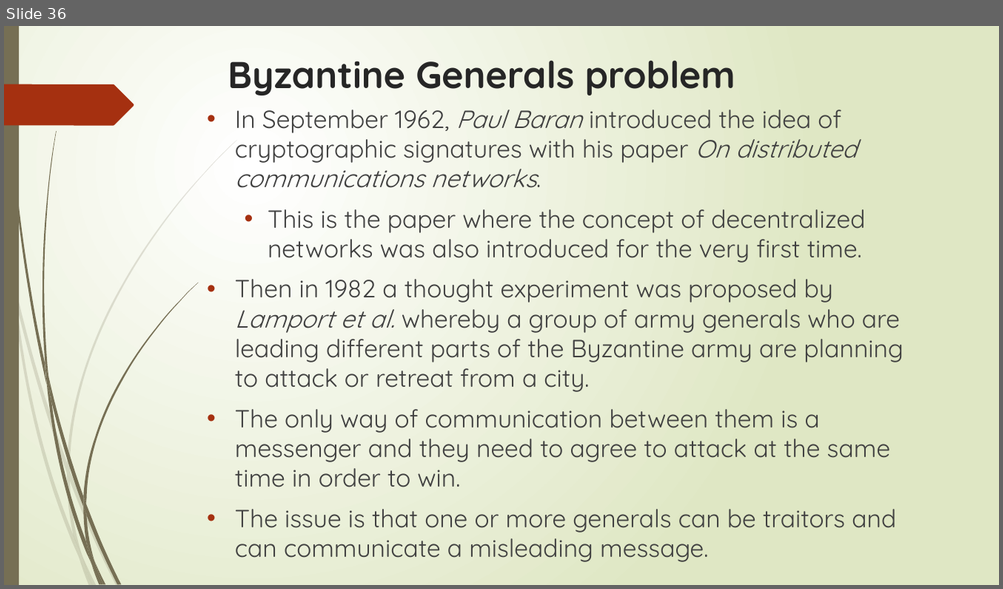
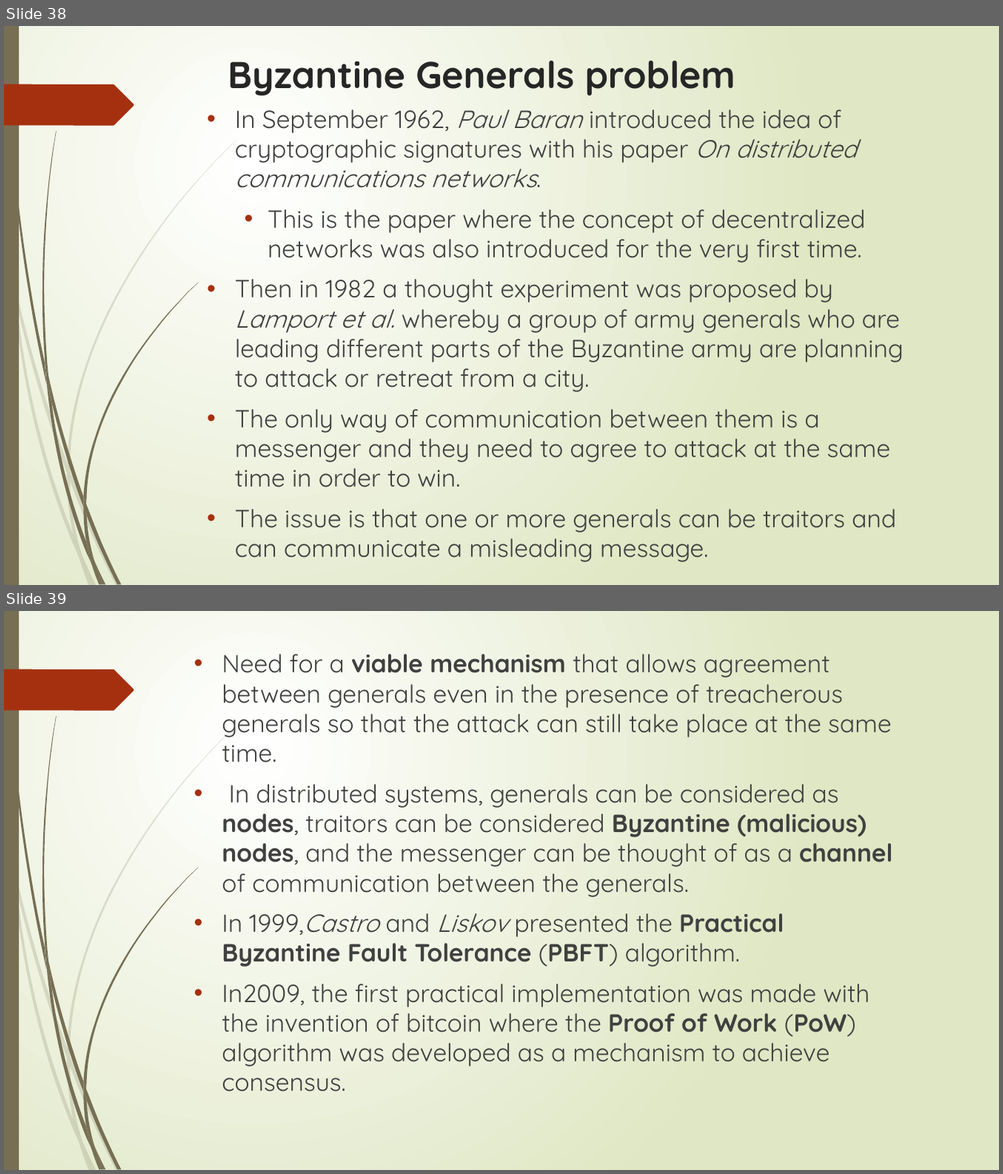
Before and after one commit to sarangparikh22/nmit-blockchain, a slide deck: Distributed Systems 101/Unit1_ppt.pptx. Shown one above the other, each under a label of ours: slide 36 before the commit, slides 38 and 39 after it. The pictures are 1003x589 and 1003x1174 pixels, drawn with LibreOffice and Linux fonts; fonts in the diff are those of the drawing. Boxes give left, top, right and bottom in pixels: in the first picture for what was removed or moved away, otherwise in the second. Text is boxed around its words. In the diff, an @@ line names an element or a change of style, - is before the commit and + after.

```diff
--- a/Distributed Systems 101/Unit1_ppt.pptx
+++ b/Distributed Systems 101/Unit1_ppt.pptx
@@ slide 39 added at <box>4,611,999,1170</box>, background gradient #FFFFFF to #DFE8C4; not listed: 24 template elements that a slide beside it also shows @@
@@ text added at <box>222,654,893,1092</box>, 24 pt, text #404040 @@
+• Need for a viable mechanism that allows agreement between generals even in the presence of treacherous generals so that the attack can still take place at the same time.
+• In distributed systems, generals can be considered as nodes, traitors can be considered Byzantine (malicious) nodes, and the messenger can be thought of as a channel of communication between the generals.
+• In 1999,Castro and Liskov presented the Practical Byzantine Fault Tolerance (PBFT) algorithm.
+• In2009, the first practical implementation was made with the invention of bitcoin where the Proof of Work (PoW) algorithm was developed as a mechanism to achieve consensus.
@@ what was slide 36 is now slide 38 @@
```
Also in this commit, not shown: 4 slides changed, 48 other slides added.
